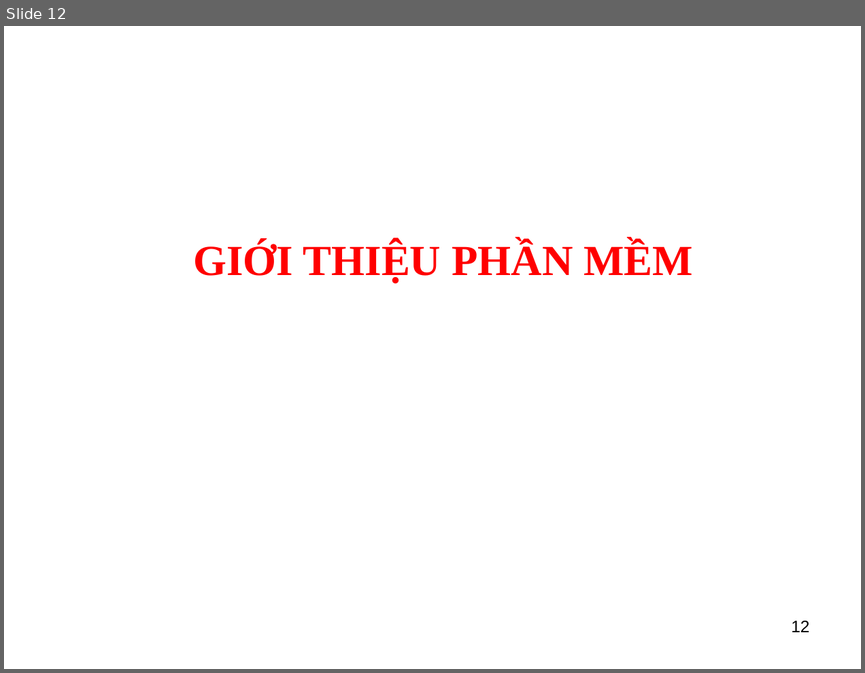
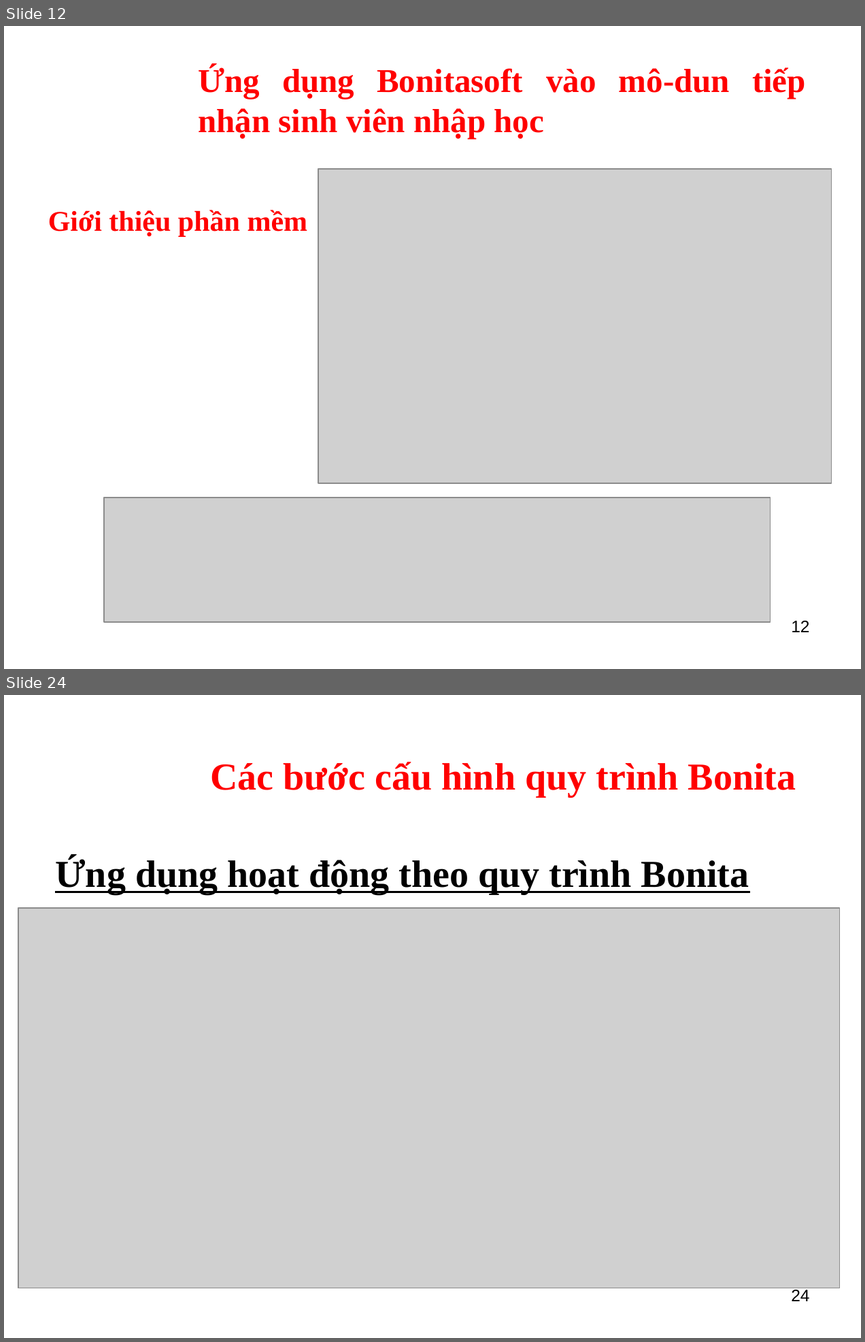
Before and after one commit to kellyfire611/bonita, a slide deck: slide/baocaoFinal.ppt. Shown one above the other, each under a label of ours: slide 12 before the commit, slides 12 and 24 after it; the slides between them are not shown. The pictures are 865x673 and 865x1342 pixels, drawn with LibreOffice and Linux fonts; fonts in the diff are those of the drawing; grey boxes stand for pictures; background and template pictures are left out. Boxes give left, top, right and bottom in pixels: in the first picture for what was removed or moved away, otherwise in the second. Text is boxed around its words. In the diff, an @@ line names an element or a change of style, - is before the commit and + after.

```diff
--- a/slide/baocaoFinal.ppt
+++ b/slide/baocaoFinal.ppt
@@ slide 24 added at (x1=4, y1=695, x2=861, y2=1338), background picture (left out) @@
@@ text added at (x1=210, y1=762, x2=796, y2=797), 32 pt, text #FF0000, bold @@
+Các bước cấu hình quy trình Bonita
@@ text added at (x1=55, y1=858, x2=749, y2=894), 32 pt, text #000000, bold, underline @@
+Ứng dụng hoạt động theo quy trình Bonita
@@ picture added at (x1=18, y1=907, x2=839, y2=1287) @@
@@ page number added at (x1=791, y1=1287, x2=809, y2=1301), 14 pt, text #000000 @@
+24
@@ slide 12 changed as well @@
@@ text added at (x1=198, y1=66, x2=806, y2=139), 28 pt, text #FF0000, bold @@
+Ứng dụng Bonitasoft vào mô-dun tiếp nhận sinh viên nhập học
@@ picture added at (x1=318, y1=169, x2=832, y2=484) @@
@@ text at (x1=48, y1=210, x2=308, y2=237): text changed; size 36 to 24 pt @@
-GIỚI THIỆU PHẦN MỀM
+Giới thiệu phần mềm
@@ picture added at (x1=104, y1=497, x2=770, y2=622) @@
```
Also in this commit, not shown: 2 other slides changed, 23 other slides added, 9 slides removed, 4 other files.
